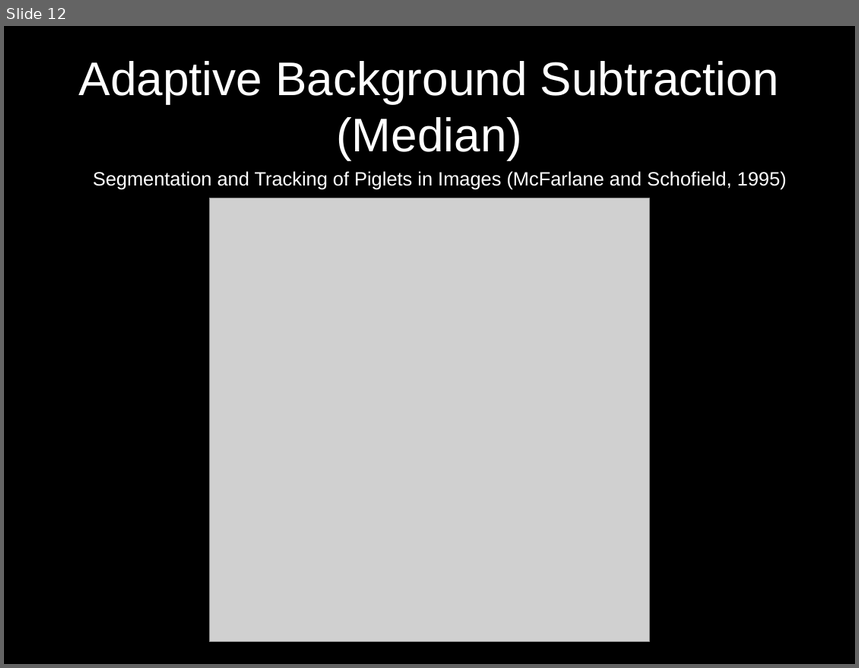
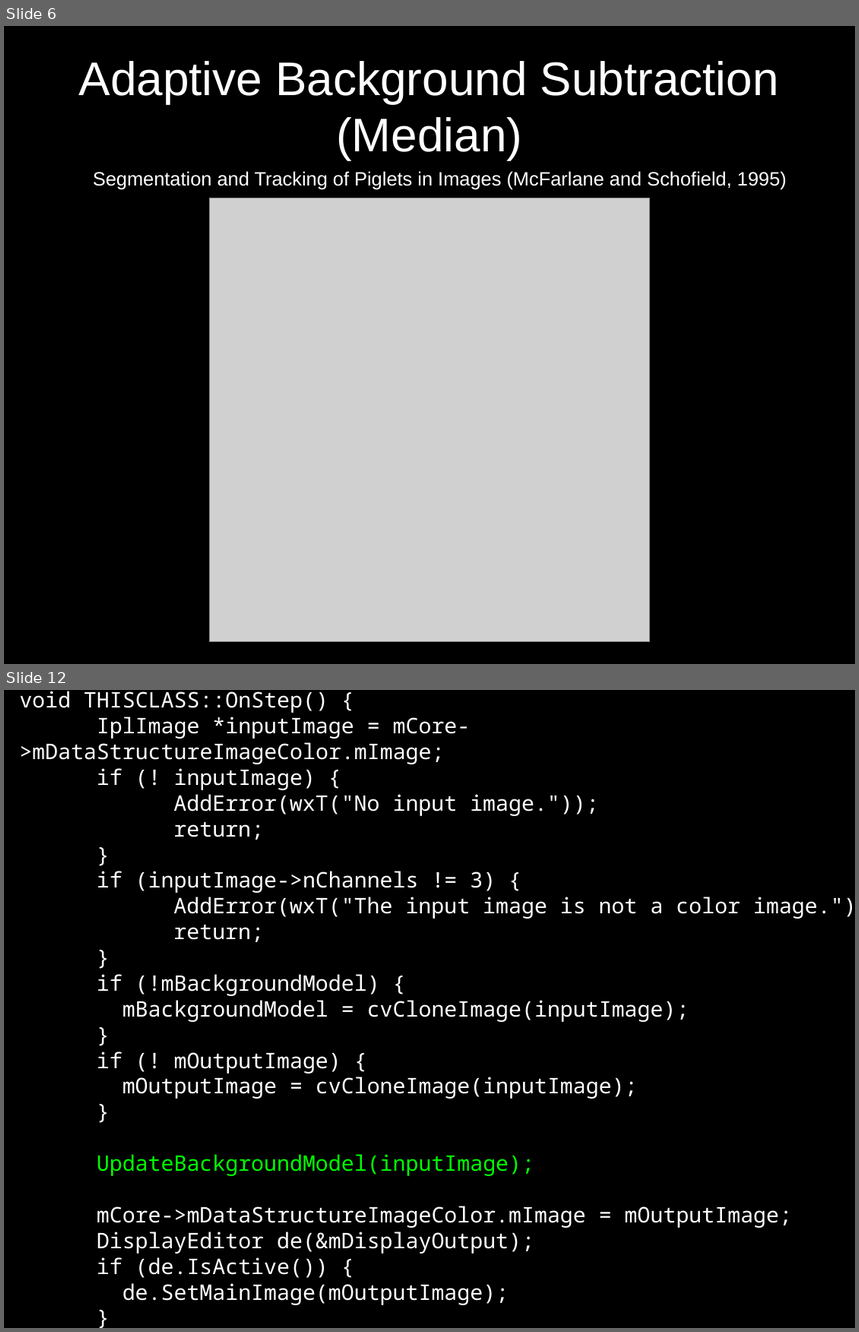
Before and after one commit to d28b/swistrack, a slide deck: Doc/tutorial.stefie10.06.2009/tutorialSlides.odp. Shown one above the other, each under a label of ours: slide 12 before the commit, slides 6 and 12 after it; the slides between them are not shown. The pictures are 859x668 and 859x1332 pixels, drawn with LibreOffice and Linux fonts; fonts in the diff are those of the drawing; grey boxes stand for pictures. Boxes give left, top, right and bottom in pixels: in the first picture for what was removed or moved away, otherwise in the second. Text is boxed around its words. In the diff, an @@ line names an element or a change of style, - is before the commit and + after.

```diff
--- a/Doc/tutorial.stefie10.06.2009/tutorialSlides.odp
+++ b/Doc/tutorial.stefie10.06.2009/tutorialSlides.odp
@@ slide 12 added at (4,690,855,1328), background #000000 @@
@@ text added at (19,717,855,1306), 20 pt, text #FFFFFF @@
+void THISCLASS::OnStep() {
+IplImage *inputImage = mCore->mDataStructureImageColor.mImage;
+if (! inputImage) {
+AddError(wxT("No input image."));
+return;
+}
+if (inputImage->nChannels != 3) {
+AddError(wxT("The input image is not a color image."));
+return;
+}
+if (!mBackgroundModel) {
+mBackgroundModel = cvCloneImage(inputImage);
+}
+if (! mOutputImage) {
+mOutputImage = cvCloneImage(inputImage);
+}
+UpdateBackgroundModel(inputImage);
+mCore->mDataStructureImageColor.mImage = mOutputImage;
+DisplayEditor de(&mDisplayOutput);
+if (de.IsActive()) {
+de.SetMainImage(mOutputImage);
+}
+}
@@ what was slide 12 is now slide 6 @@
```
Also in this commit, not shown: 11 slides changed, 11 other slides added, 8 slides removed, 7 other files.
